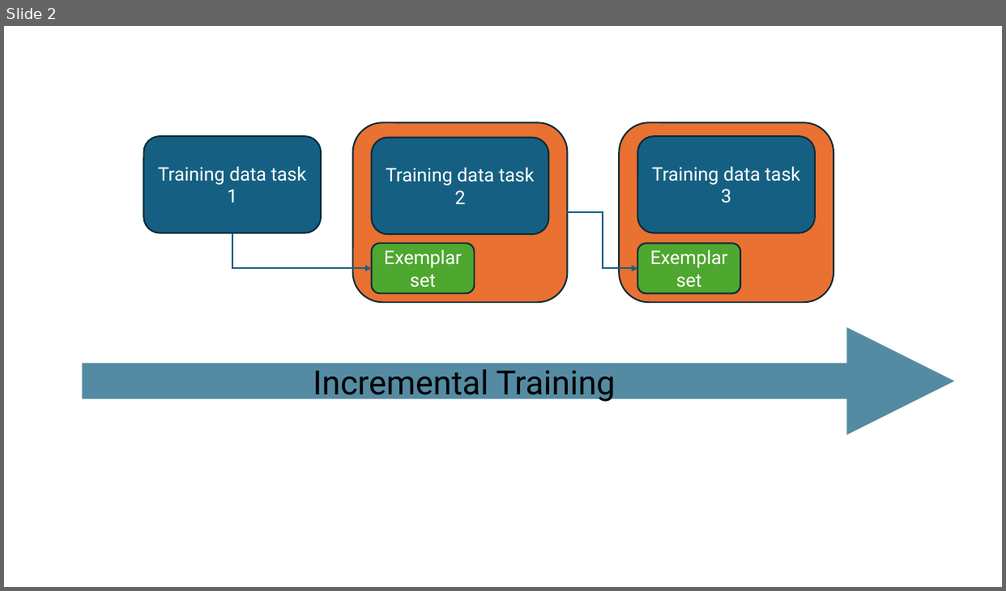
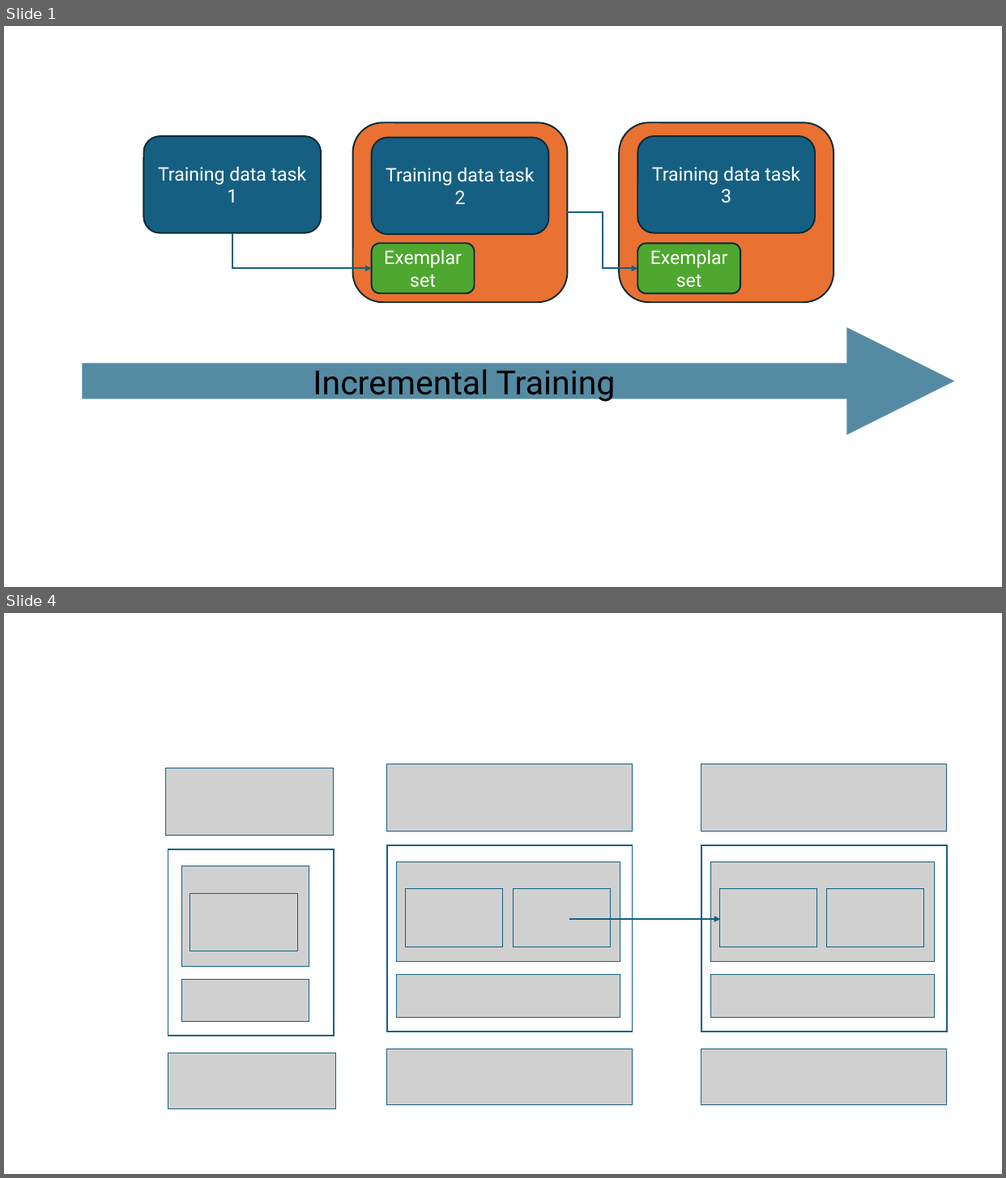
Before and after one commit to NguyenQuangMinh0504/CIL_NIDS, a slide deck: Media/Figure.pptx. Shown one above the other, each under a label of ours: slide 2 before the commit, slides 1 and 4 after it; the slides between them are not shown. The pictures are 1006x591 and 1006x1178 pixels, drawn with LibreOffice and Linux fonts; fonts in the diff are those of the drawing; grey boxes stand for pictures. Boxes give left, top, right and bottom in pixels: in the first picture for what was removed or moved away, otherwise in the second. Text is boxed around its words. In the diff, an @@ line names an element or a change of style, - is before the commit and + after.

```diff
--- a/Media/Figure.pptx
+++ b/Media/Figure.pptx
@@ slide 4 added at box(4, 613, 1002, 1174), background #FFFFFF @@
@@ group added at box(166, 768, 335, 1110): 5 pictures, 1 rectangle @@
@@ group added at box(387, 764, 633, 1105): 6 pictures, 1 rectangle @@
@@ group added at box(569, 764, 948, 1105): 6 pictures, 1 rectangle, 1 arrow @@
@@ what was slide 2 is now slide 1 @@
```
Also in this commit, not shown: 3 other slides added, 1 slide removed, 9 other files.
